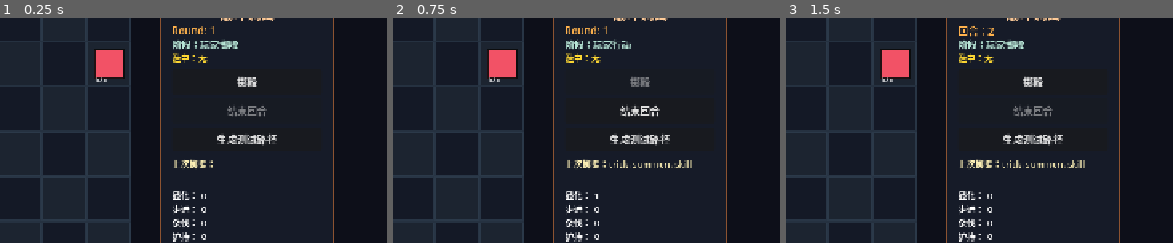
Above: before the commit, frames 1-3 (left to right).
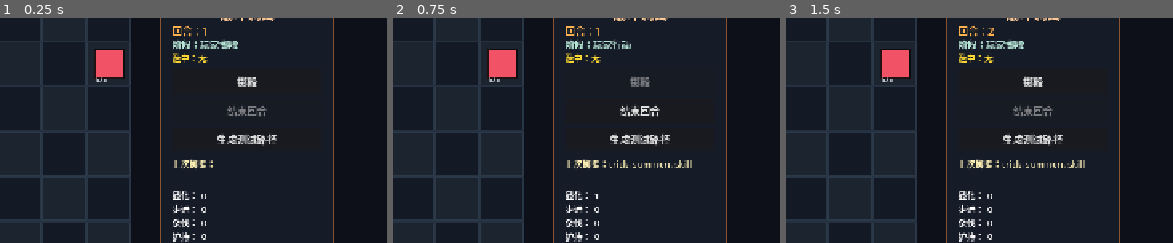
Above: after the commit, the same moments.

Repository: 9G420/CyberTao8
Game: Godot game, scene res://Scenes/Main.tscn
Two runs of this game, one before a commit and one after it. Both use one fixed random seed, a clock stepped at 60 frames per second and the inputs below.
Inputs:
- Up to frame 1 (0.25 s): no input
- Up to frame 2 (0.75 s): click "掷骰" at 0.5 s
- Up to frame 3 (1.5 s): click "结束回合" at 1.25 s
The pictures show only the part of the screen within x 30-80%, y 27-77%; the shares and areas given below are measured in that part.

The runs differ from the first frame. In frame 1, 0.3% of the frame differs, in the area x 44-56%, y 3-9%; in frame 2, 0.3%; in frame 3, nothing differs.

Commit message:
v0.1.8: fix remaining English string in DiceDebugPanel round label to Chinese

Diff:
--- a/CyberTao_Dice_Beast_Protocol/Project/Scripts/UI/DiceDebugPanel.gd
+++ b/CyberTao_Dice_Beast_Protocol/Project/Scripts/UI/DiceDebugPanel.gd
@@ -31,7 +31,7 @@
 		battle_flow.round_changed.connect(_on_round_changed)
 	if battle_flow.attack_completed and not battle_flow.attack_completed.is_connected(_on_attack_completed):
 		battle_flow.attack_completed.connect(_on_attack_completed)
-	round_label.text = "Round: " + str(battle_flow.round_index)
+	round_label.text = "回合：" + str(battle_flow.round_index)
 	_refresh_crest_pool()
 
 func bind_board_view(board_view: Node) -> void:
Not shown, changed: CyberTao_Dice_Beast_Protocol/Logs/Mulerun_Work_Report.md
Not shown, changed: CyberTao_Dice_Beast_Protocol/Logs/changelog_v0.1.md
